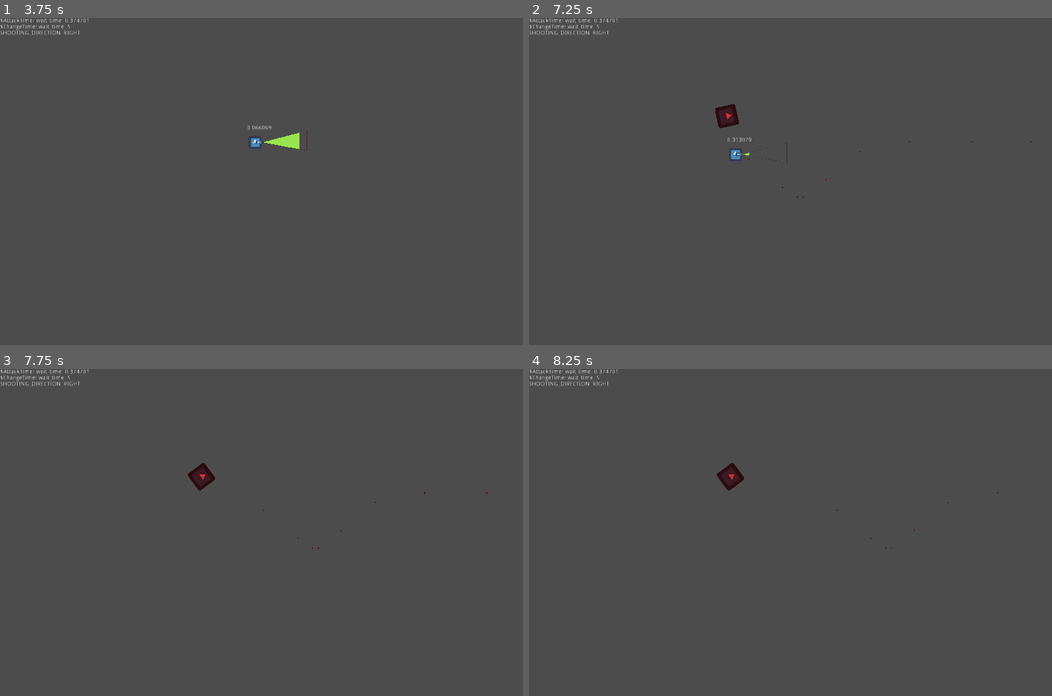
Above: before the commit, frames 1-4 (two rows, left to right).
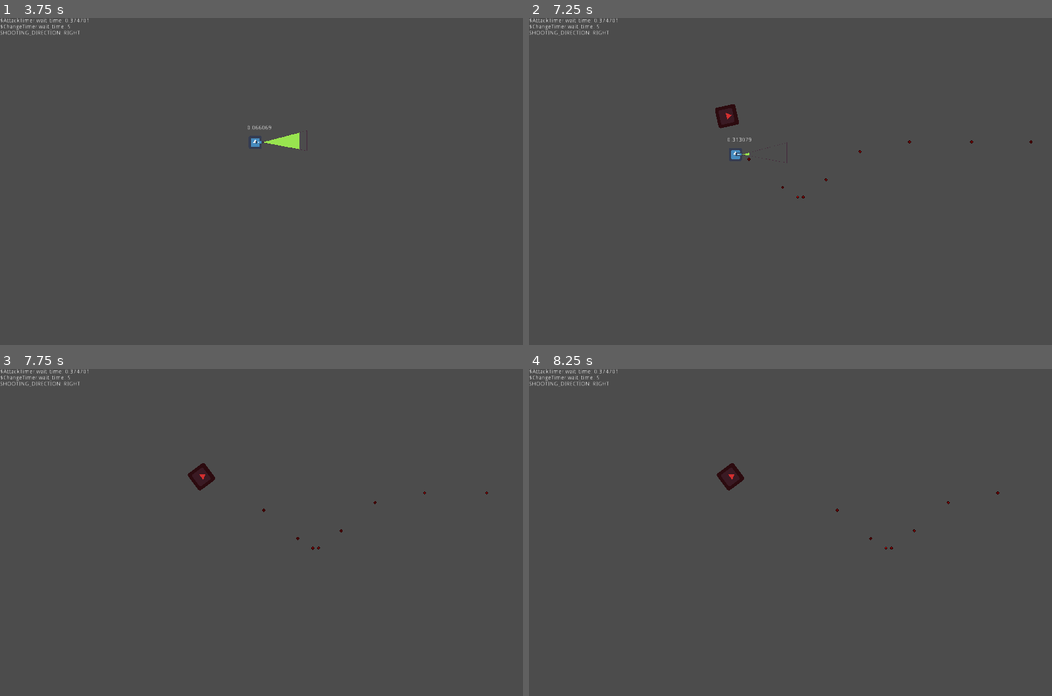
Above: after the commit, the same moments.

Repository: skarnl/gmtk-game-jam
Game: Godot game, scene res://screens/splash.tscn
Two runs of this game, one before a commit and one after it. Both use one fixed random seed, a clock stepped at 60 frames per second and the inputs below. The engine's default icon, where the game draws it, is replaced by a stand-in: a white triangle on a blue panel in a dark square.
Inputs:
- Up to frame 1 (3.75 s): tap Enter at 0.5, 2.75 s; hold Right (ui_right) 0.53-1.28 s; hold Down (ui_down) 1.28-2.03 s; tap Space at 2 s; hold Right (ui_right) 2.03-2.78 s; hold Up (ui_up) 2.78-3.53 s; hold Left (ui_left) from 3.53 s (still down)
- Up to frame 2 (7.25 s): release Left (ui_left) at 5.03 s; hold Down (ui_down) 5.03-5.78 s; hold Right (ui_right) 5.78-6.53 s; hold Up (ui_up) from 6.53 s (still down)
- Up to frame 3 (7.75 s): release Up (ui_up) at 7.28 s; hold Right (ui_right) from 7.28 s (still down)
- Up to frame 4 (8.25 s): tap Space at 8 s; release Right (ui_right) at 8.03 s; hold Down (ui_down) from 8.03 s (still down)

Frame 1 is identical in both runs. In frame 2, less than 0.1% of the frame differs, in the area x 41-97%, y 37-56%; in frame 3, less than 0.1%; in frame 4, less than 0.1%.
Error in both runs: Attempt to call function 'get_global_position' in base 'previously freed instance' on a null instance. (res://entities/enemy.gd:15)

Commit message:
Increase bullet size

Diff:
--- a/entities/weapons/bullet.tscn
+++ b/entities/weapons/bullet.tscn
@@ -4,7 +4,7 @@
 [ext_resource path="res://entities/weapons/bullet.gd" type="Script" id=2]
 
 [sub_resource type="CircleShape2D" id=1]
-radius = 3.66385
+radius = 3.82921
 
 [node name="Bullet" type="Area2D"]
 rotation = -0.00597425
@@ -15,15 +15,16 @@
 [node name="Sprite" type="Sprite" parent="."]
 modulate = Color( 0.960784, 0.0352941, 0.0352941, 1 )
 rotation = 0.785398
-scale = Vector2( 0.02, 0.02 )
+scale = Vector2( 0.05, 0.05 )
 texture = ExtResource( 1 )
 
 [node name="CollisionShape2D" type="CollisionShape2D" parent="."]
 shape = SubResource( 1 )
 
 [node name="VisibilityNotifier2D" type="VisibilityNotifier2D" parent="."]
+visible = false
 
 [node name="RayCast2D" type="RayCast2D" parent="."]
-modulate = Color( 0.862745, 0.0666667, 0.0666667, 1 )
+modulate = Color( 0.862745, 0.0666667, 0.0666667, 0.427451 )
 rotation = -1.5708
 [connection signal="screen_exited" from="VisibilityNotifier2D" to="." method="_on_VisibilityNotifier2D_screen_exited"]
